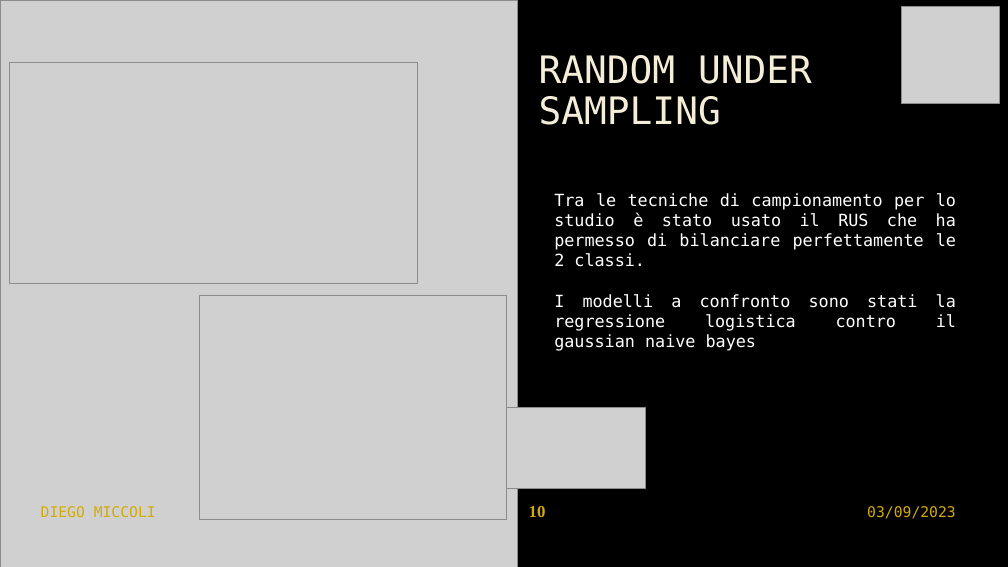
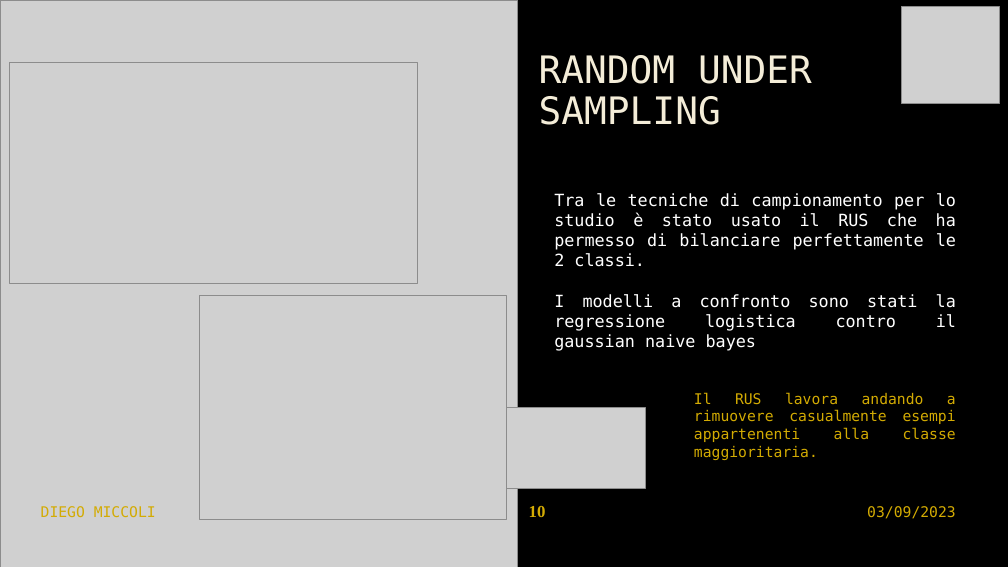
Before and after one commit to kozen88/ProgettoIcon2023, a slide deck: slide 10 of documentation/presentazione_progetto_ICON.pptx. Drawn at 1008x567 pixels with LibreOffice and Linux fonts; fonts in the diff are those of the drawing; grey boxes stand for pictures; background and template pictures are left out. Boxes give left, top, right and bottom in pixels: in the first picture for what was removed or moved away, otherwise in the second. Text is boxed around its words. In the diff, an @@ line names an element or a change of style, - is before the commit and + after.

```diff
--- a/documentation/presentazione_progetto_ICON.pptx
+++ b/documentation/presentazione_progetto_ICON.pptx
@@ text added at box(694, 392, 956, 460), 14 pt, text #D3AB03 @@
+Il RUS lavora andando a rimuovere casualmente esempi appartenenti alla classe maggioritaria.
```
Also in this commit, not shown: 9 other slides changed, 10 other files.
